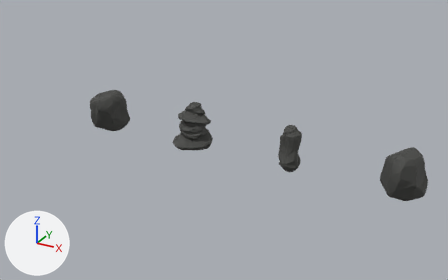
One commit to the Blender file Models/Rocks.blend: the scene before it, then after it.
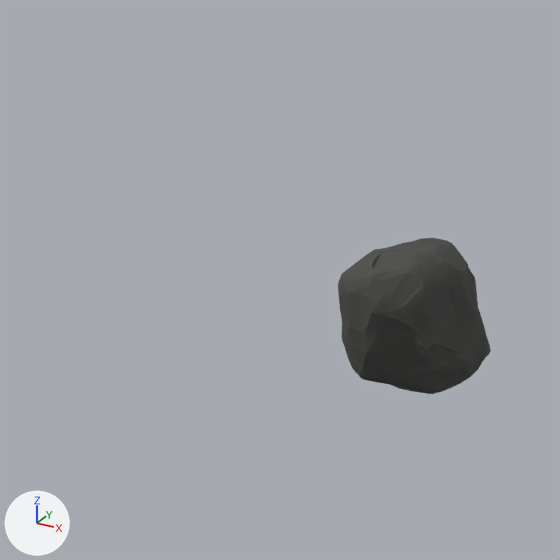
The first picture shows the older version from a 50 mm lens placed at (19.5, -23.3, 11.4), pointed at (6.4, 0.5, -0.5). The close-ups show the older and then the newer version on the part from 0% to 33% of the width and 10% to 63% of the height of that picture. Only the edits that show in the close-ups are written down. Lighting does not change. The marker at lower left points along +X, +Y and +Z.

The first close-up shows 'Rock4'.
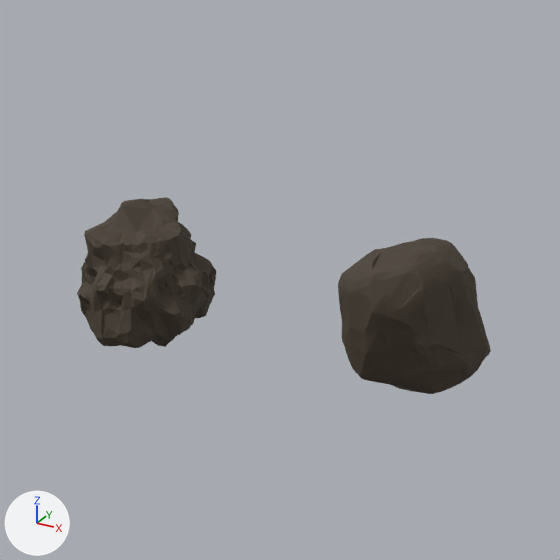
The newer file is also turned or shifted as a whole; pictures and numbers use the older file's frame.

Boxes (x1, y1, x2, y2) around the edits, measured in the close-ups (560 x 560 px):
'Cone', added (brown)
    after: (77, 197, 216, 348)

What the commit changed:
Mesh me_cone is new.
It has 992 vertices, 1893 faces and spans x -1.03..1.02, y -1.02..0.99, z -1.36..0.84.
It uses material mat_rock (brown #473c30).
Object 'Cone' (ob_cone) is new; it shows me_cone.
Its location is (-5.01, 0.0, 0.0).
